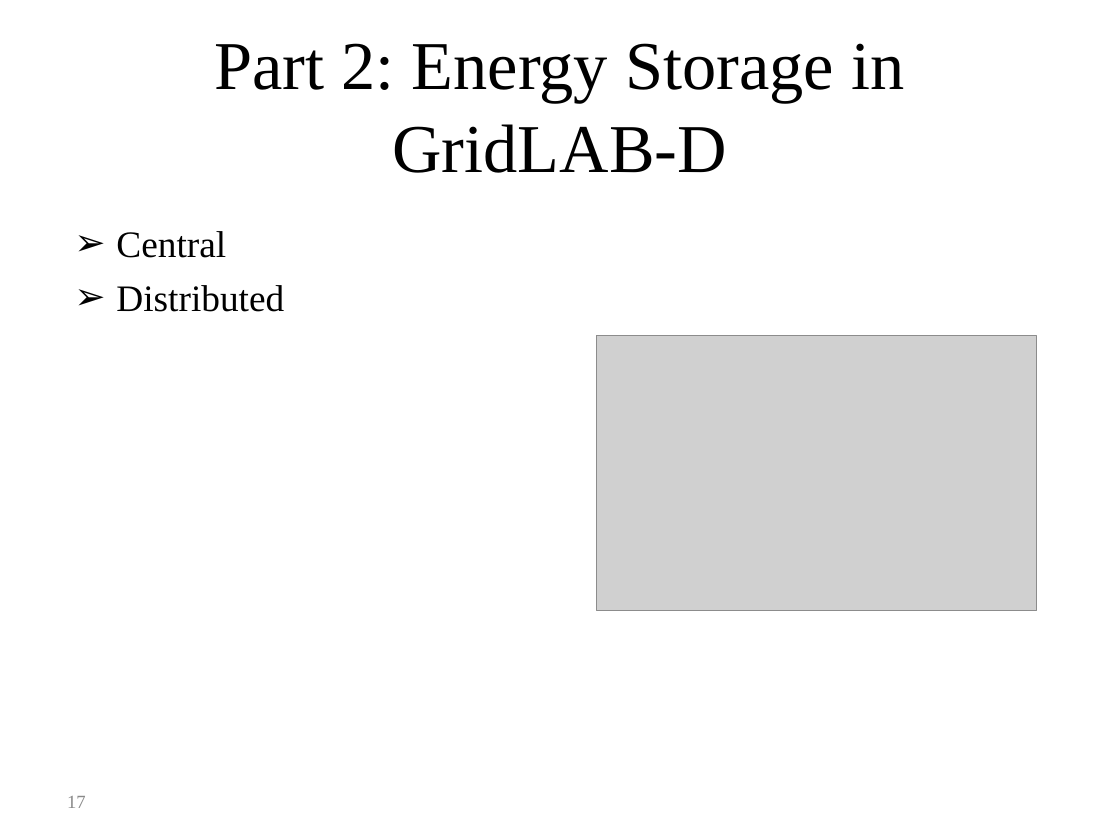
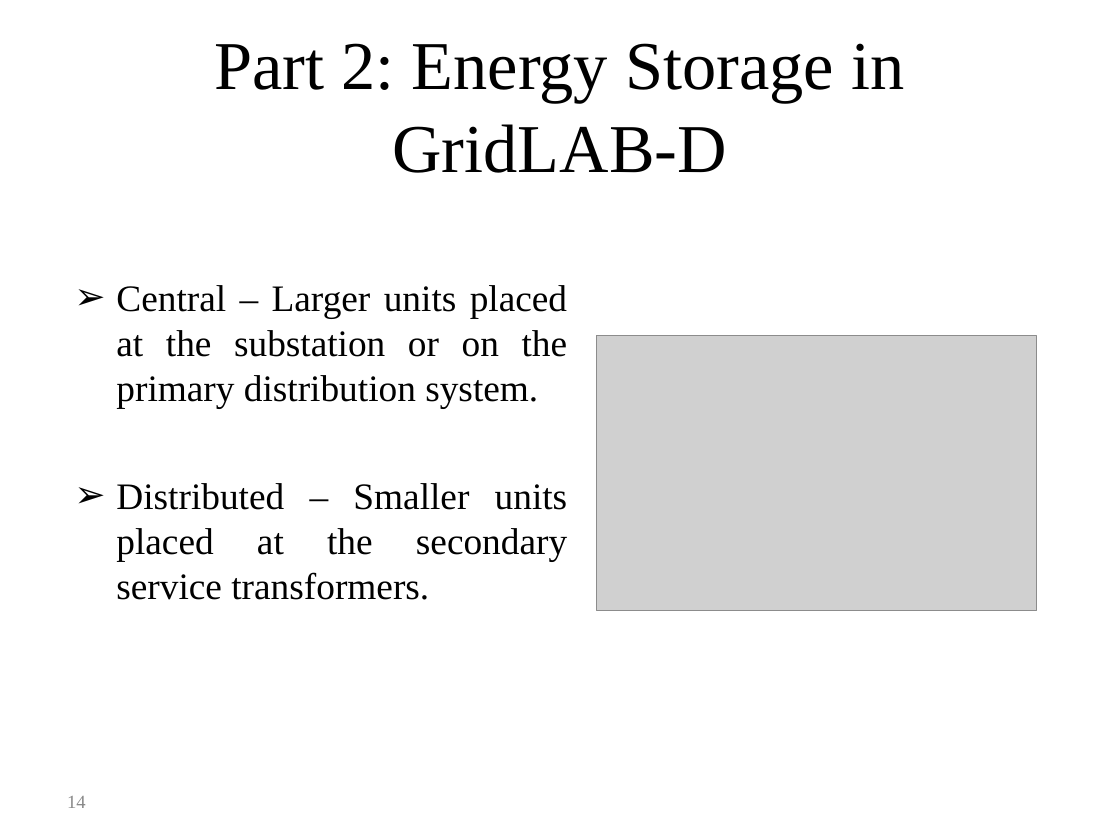
Before and after one commit to gridlab-d/course, a slide deck: slide 14 of Distribution_Analysis_Course/4.0 - Energy_Storage_and_PHEVs.ppt (slide 17 before the commit). Drawn at 1120x840 pixels with LibreOffice and Linux fonts; fonts in the diff are those of the drawing; grey boxes stand for pictures. Boxes give left, top, right and bottom in pixels: in the first picture for what was removed or moved away, otherwise in the second. Text is boxed around its words. In the diff, an @@ line names an element or a change of style, - is before the commit and + after.

```diff
--- a/Distribution_Analysis_Course/4.0 - Energy_Storage_and_PHEVs.ppt
+++ b/Distribution_Analysis_Course/4.0 - Energy_Storage_and_PHEVs.ppt
@@ text at box(116, 285, 568, 600): text changed @@
-➢ Central
-➢ Distributed
+➢ Central – Larger units placed at the substation or on the primary distribution system.
+➢ Distributed – Smaller units placed at the secondary service transformers.
@@ page number at box(67, 796, 86, 808): text changed @@
-17
+14
```
Also in this commit, not shown: 7 other slides changed, 3 slides added, 3 slides removed.
